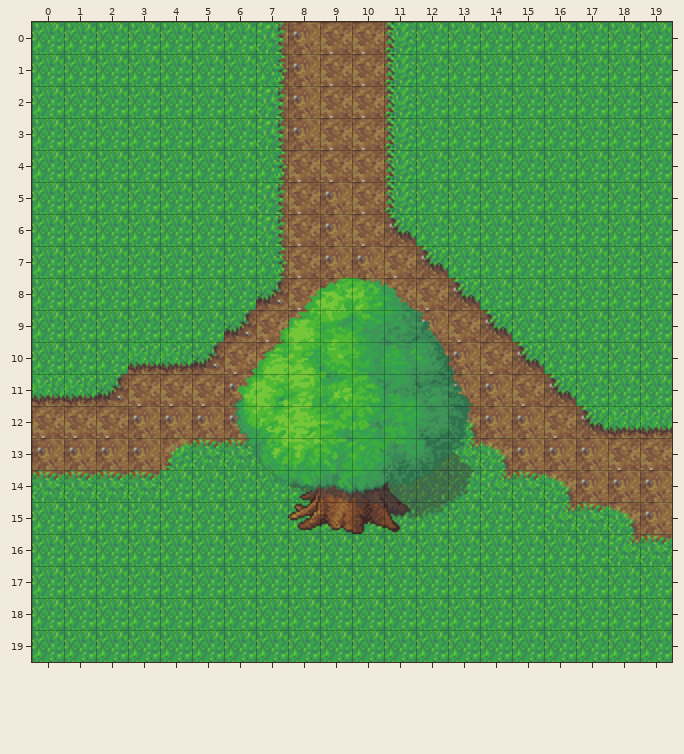
A Tiled map gets an edit: assets/maps/tree.tmx. This is how it looked before the edit.
Cells are 32x32 px. Shown: x 0..19, y 0..19.
Now the later version:
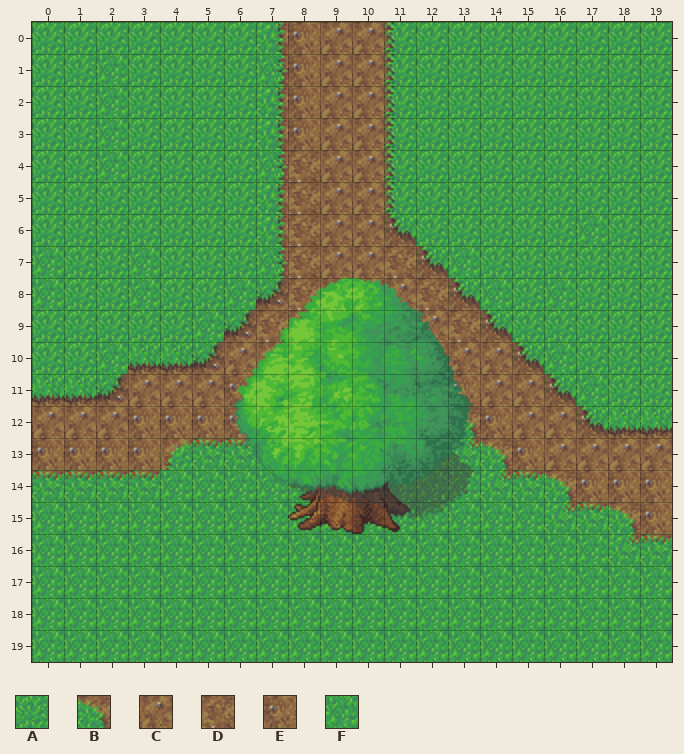
Key: from "grass-tiles-2-small": A 0, B 5, C 6, D 7, E 18, F 61.
_ is an empty cell, . an unchanged one.
Changes in this commit:
--- layer "Background"
@@ x 0..19 @@
- 0 FFFFFFF..DD.FFFFFFFF
- 1 FF.FFFF..DD.FFFFFFFF
- 2 FF.FFFF..DD.FFFFFFFF
- 3 FF.FFFF..DD.FFFFFFFF
- 4 FF.FFFF..DD.FFFFFFFF
- 5 FFFFFFF..ED.FFFFFFFF
- 6 FFFFFFF..ED.FFFFF.FF
- 7 .FF.FFF..EE...FFFFFF
- 8 .FF.FF...EED...F.FFF
- 9 FFFFF.......E..FFFFF
-10 FF....DD....BED..FFF
-11 ...DDD........ED..FF
-12 DDD............ED...
-13 ................EEDD
+ 0 AAAAAAA..CC.AAAAAAAA
+ 1 AA.AAAA..CC.AAAAAAAA
+ 2 AA.AAAA..CC.AAAAAAAA
+ 3 AA.AAAA..CC.AAAAAAAA
+ 4 AA.AAAA..CC.AAAAAAAA
+ 5 AAAAAAA..CC.AAAAAAAA
+ 6 AAAAAAA..CC.AAAAA.AA
+ 7 .AA.AAA..CC...AAAAAA
+ 8 .AA.AA...CCC...A.AAA
+ 9 AAAAA.......C..AAAAA
+10 AA....CC....CCC..AAA
+11 ...CCC........CC..AA
+12 CCC............CC...
+13 ................CCCC
Boxes around the changes in both pictures, in picture pixels (x1, y1, x2, y2):
changed: (32, 22, 282, 438)
changed: (320, 22, 672, 470)
